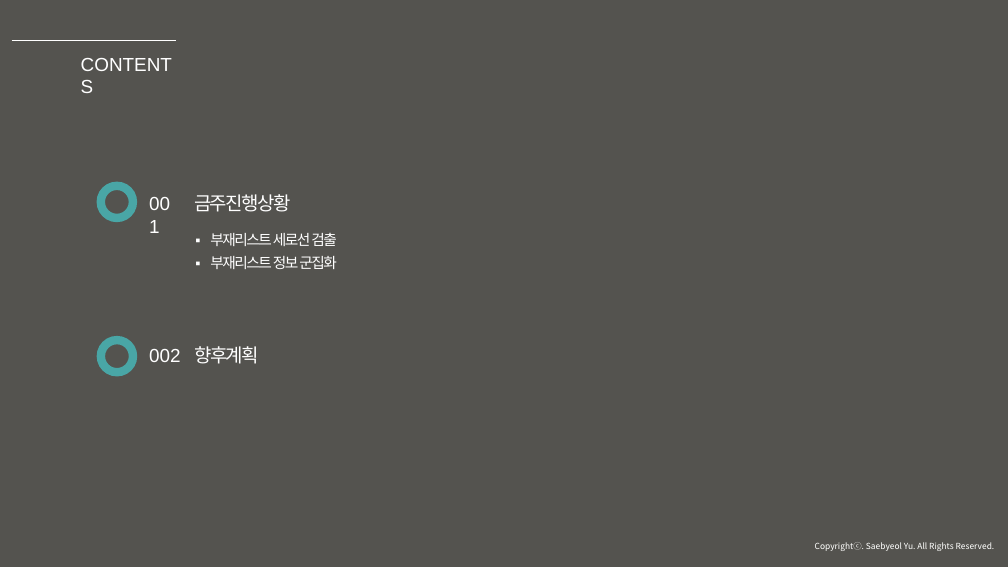
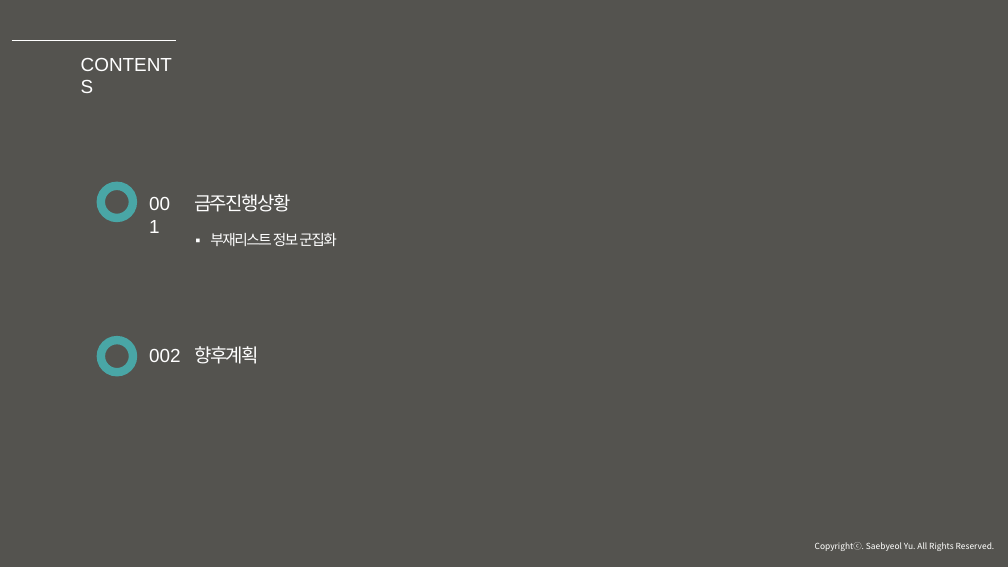
Before and after one commit to ssh6189/2021.07.17, a slide deck: slide 2 of 2021년 7월 17일 도면해석자동화.pptx. Drawn at 1008x567 pixels with LibreOffice and Linux fonts; fonts in the diff are those of the drawing; background and template pictures are left out; a plain dark background stands for a picture behind light text. Boxes give left, top, right and bottom in pixels: in the first picture for what was removed or moved away, otherwise in the second. Text is boxed around its words. In the diff, an @@ line names an element or a change of style, - is before the commit and + after.

Commit message:
2021년 7월 17일

```diff
--- a/2021년 7월 17일 도면해석자동화.pptx
+++ b/2021년 7월 17일 도면해석자동화.pptx
@@ text at [210, 233, 337, 246]: paragraph removed @@
-▪ 부재리스트 세로선 검출
```
